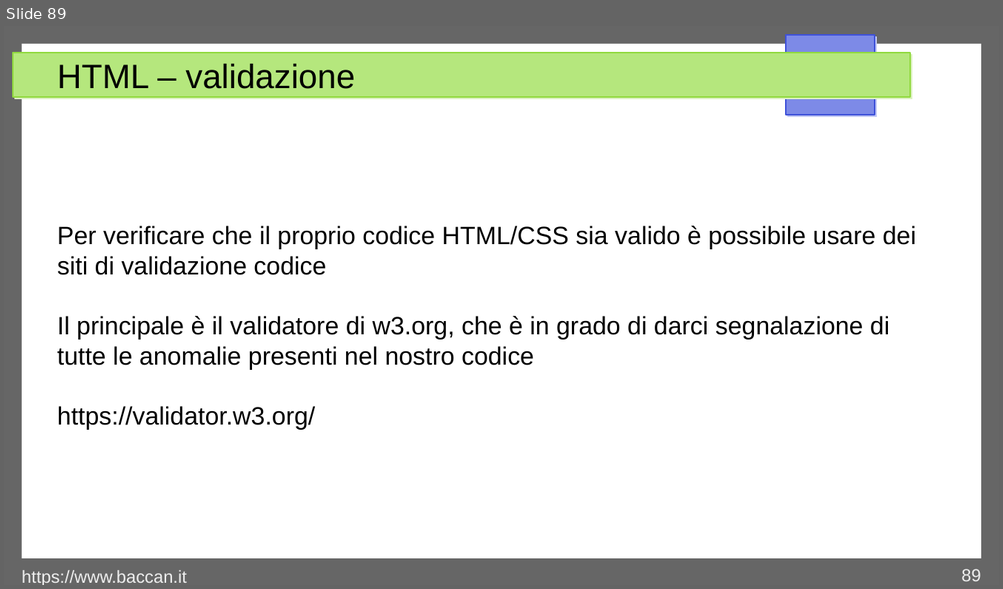
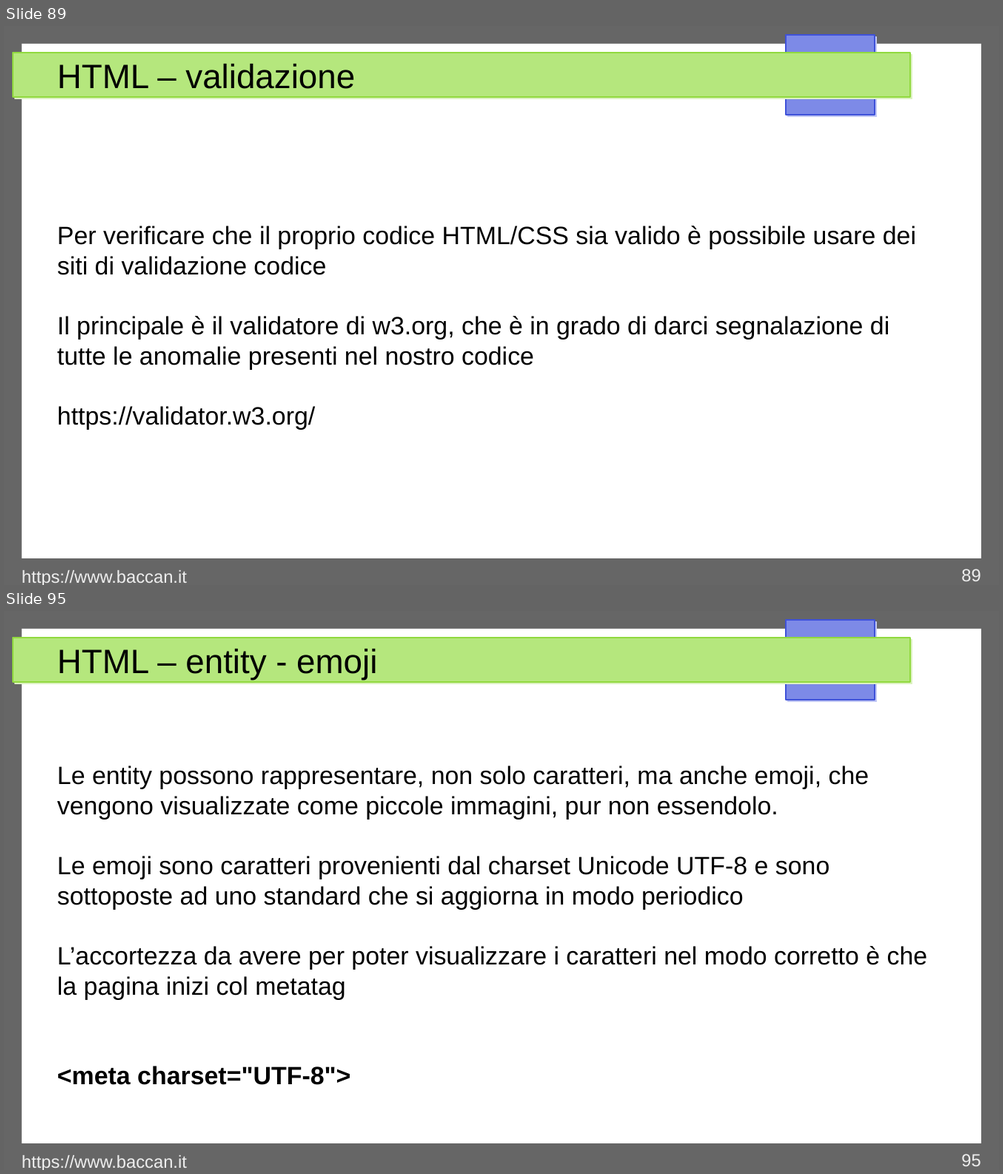
Before and after one commit to matteobaccan/CorsoHTML, a slide deck: Chapter_html.odp. Shown one above the other, each under a label of ours: slide 89 before the commit, slides 89 and 95 after it; the slides between them are not shown. The pictures are 1003x589 and 1003x1174 pixels, drawn with LibreOffice and Linux fonts; fonts in the diff are those of the drawing. Boxes give left, top, right and bottom in pixels: in the first picture for what was removed or moved away, otherwise in the second. Text is boxed around its words. In the diff, an @@ line names an element or a change of style, - is before the commit and + after.

Commit message:
Aggiornamento emoji e form

```diff
--- a/Chapter_html.odp
+++ b/Chapter_html.odp
@@ slide 95 added at bbox=[4, 611, 999, 1170], background #FFFFFF; not listed: 4 template elements that a slide beside it also shows @@
@@ title added at bbox=[57, 649, 377, 680], 27 pt, text #000000 @@
+HTML – entity - emoji
@@ text added at bbox=[57, 766, 928, 1085], 20 pt, text #000000 @@
+Le entity possono rappresentare, non solo caratteri, ma anche emoji, che vengono visualizzate come piccole immagini, pur non essendolo.
+Le emoji sono caratteri provenienti dal charset Unicode UTF-8 e sono sottoposte ad uno standard che si aggiorna in modo periodico
+L’accortezza da avere per poter visualizzare i caratteri nel modo corretto è che la pagina inizi col metatag
+<meta charset="UTF-8">
@@ text added at bbox=[22, 1156, 187, 1170], 14 pt, text #EEEEEE @@
+https://www.baccan.it
@@ page number added at bbox=[961, 1154, 980, 1167], 14 pt, text #EEEEEE @@
+95
```
Also in this commit, not shown: 1 slide changed, 10 other slides added, 5 other files.
